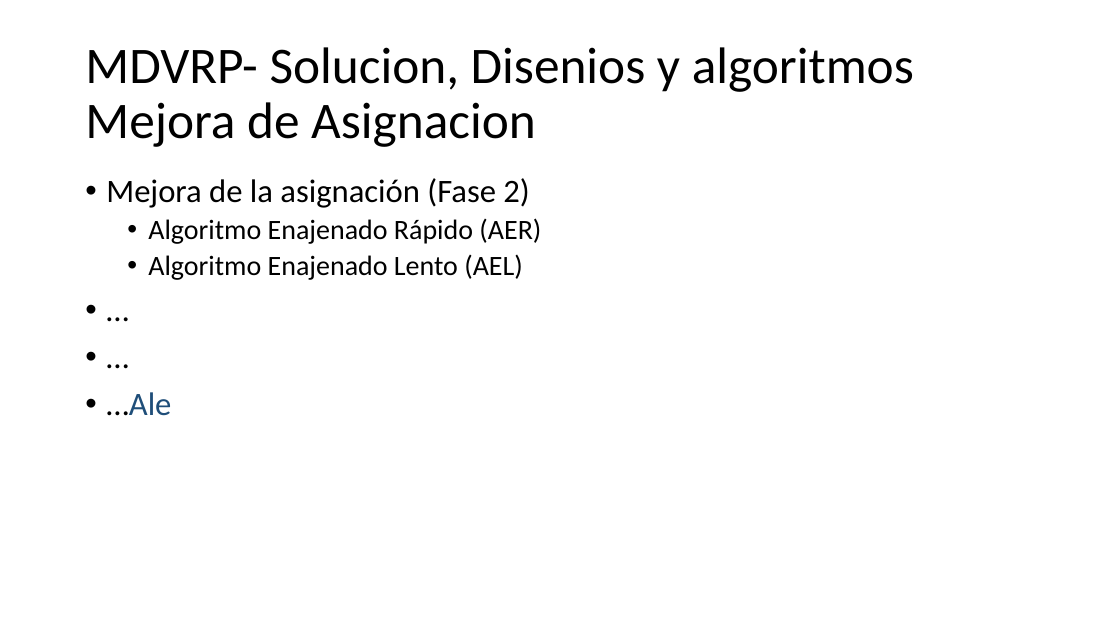
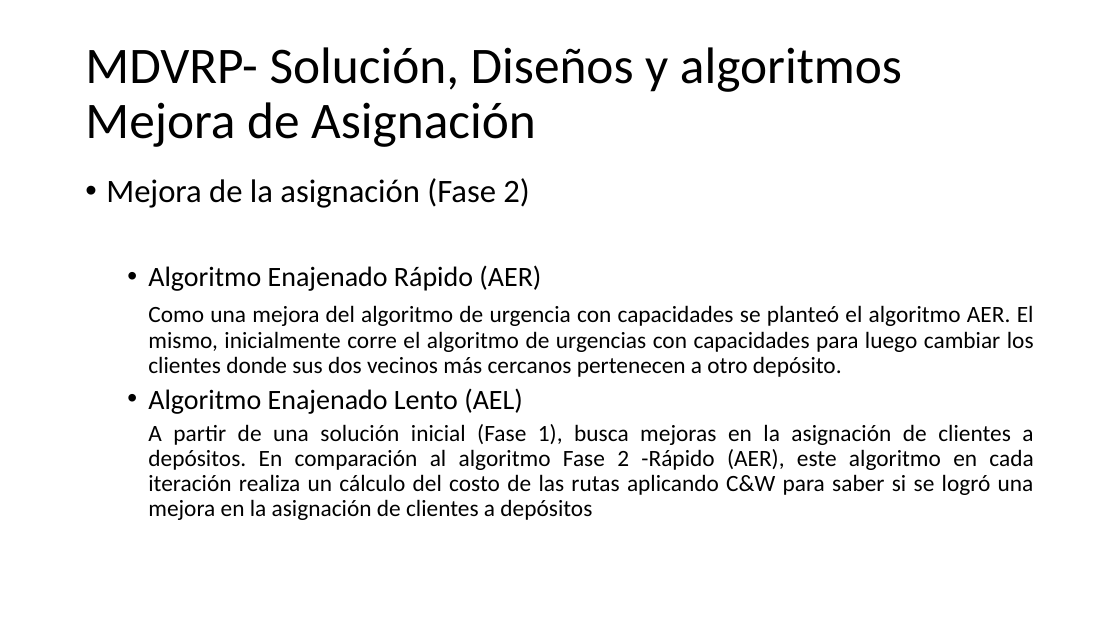
Before and after one commit to urubusale/proyvrp, a slide deck: slide 9 of Version/Documentación/MDVRP.pptx. Drawn at 1120x630 pixels with LibreOffice and Linux fonts; fonts in the diff are those of the drawing. Boxes give left, top, right and bottom in pixels: in the first picture for what was removed or moved away, otherwise in the second. Text is boxed around its words. In the diff, an @@ line names an element or a change of style, - is before the commit and + after.

```diff
--- a/Version/Documentación/MDVRP.pptx
+++ b/Version/Documentación/MDVRP.pptx
@@ title at [85, 47, 902, 147]: text changed @@
-MDVRP- Solucion, Disenios y algoritmos Mejora de Asignacion
+MDVRP- Solución, Diseños y algoritmos Mejora de Asignación
@@ text at [148, 305, 1034, 377]: paragraph added @@
+  Como una mejora del algoritmo de urgencia con capacidades se planteó el algoritmo AER. El mismo, inicialmente corre el algoritmo de urgencias con capacidades para luego cambiar los clientes donde sus dos vecinos más cercanos pertenecen a otro depósito.
@@ text at [148, 424, 1034, 520]: text changed; size 28 to 20 pt @@
-• …
-• …
-• …Ale
+  A partir de una solución inicial (Fase 1), busca mejoras en la asignación de clientes a depósitos. En comparación al algoritmo Fase 2 -Rápido (AER), este algoritmo en cada iteración realiza un cálculo del costo de las rutas aplicando C&W para saber si se logró una mejora en la asignación de clientes a depósitos
```
Also in this commit, not shown: 3 other slides changed, 1 slide added, 1 slide removed.
